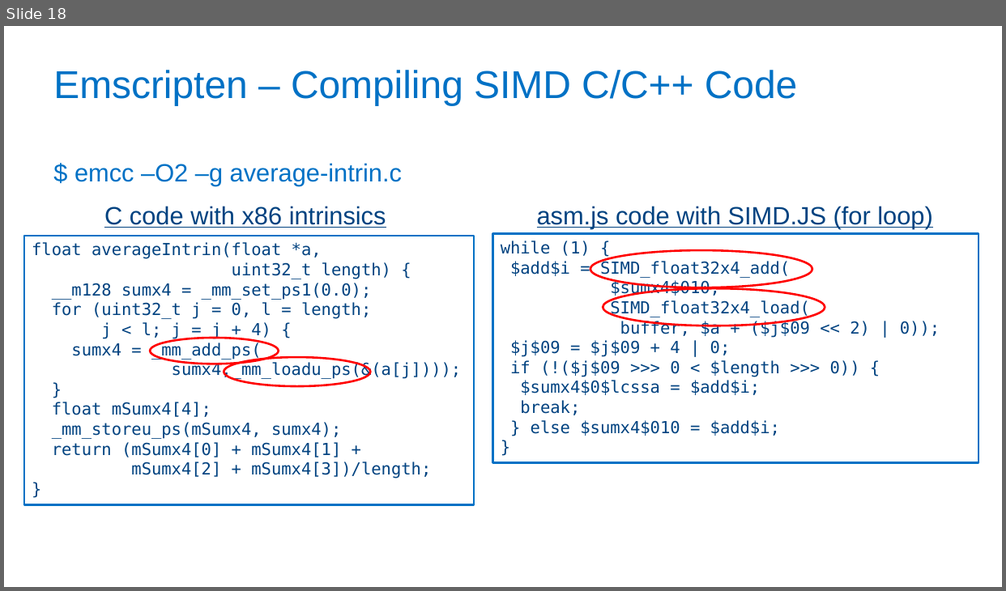
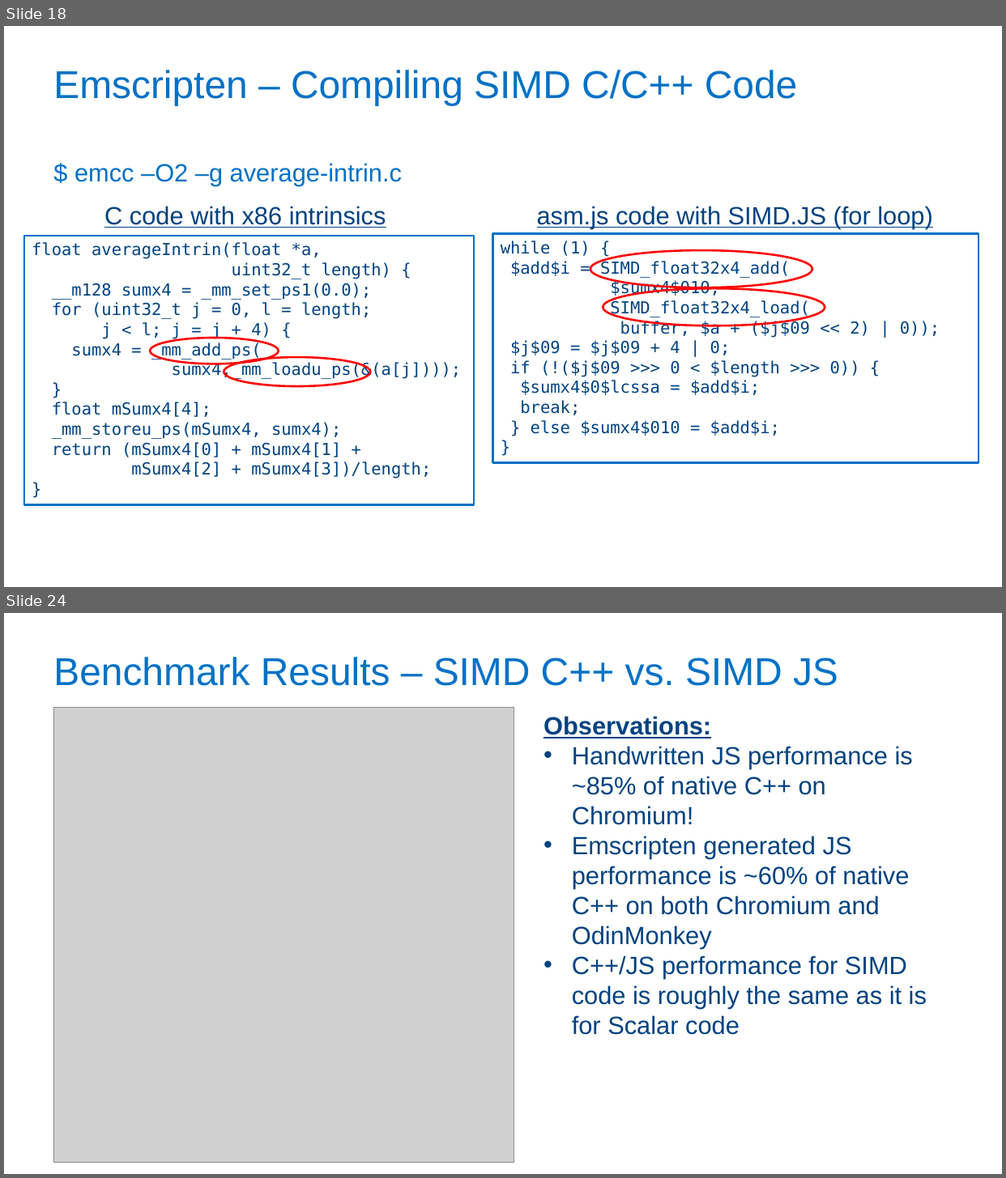
Before and after one commit to PeterJensen/wpmvp2015, a slide deck: simdjs-presentation.pptx. Shown one above the other, each under a label of ours: slide 18 before the commit, slides 18 and 24 after it; the slides between them are not shown. The pictures are 1006x591 and 1006x1178 pixels, drawn with LibreOffice and Linux fonts; fonts in the diff are those of the drawing; grey boxes stand for pictures; background and template pictures are left out. Boxes give left, top, right and bottom in pixels: in the first picture for what was removed or moved away, otherwise in the second. Text is boxed around its words. In the diff, an @@ line names an element or a change of style, - is before the commit and + after.

```diff
--- a/simdjs-presentation.pptx
+++ b/simdjs-presentation.pptx
@@ slide 24 added at (x1=4, y1=613, x2=1002, y2=1174), background #FFFFFF @@
@@ title added at (x1=53, y1=657, x2=838, y2=686), 37.3 pt, text #0071C5 @@
+Benchmark Results – SIMD C++ vs. SIMD JS
@@ picture added at (x1=53, y1=707, x2=513, y2=1163) @@
@@ text added at (x1=543, y1=716, x2=927, y2=1035), 24 pt, text #004280 @@
+Observations:
+• Handwritten JS performance is ~85% of native C++ on Chromium!
+• Emscripten generated JS performance is ~60% of native C++ on both Chromium and OdinMonkey
+• C++/JS performance for SIMD code is roughly the same as it is for Scalar code
```
Also in this commit, not shown: 5 slides changed, 7 other slides added, 1 other file.
